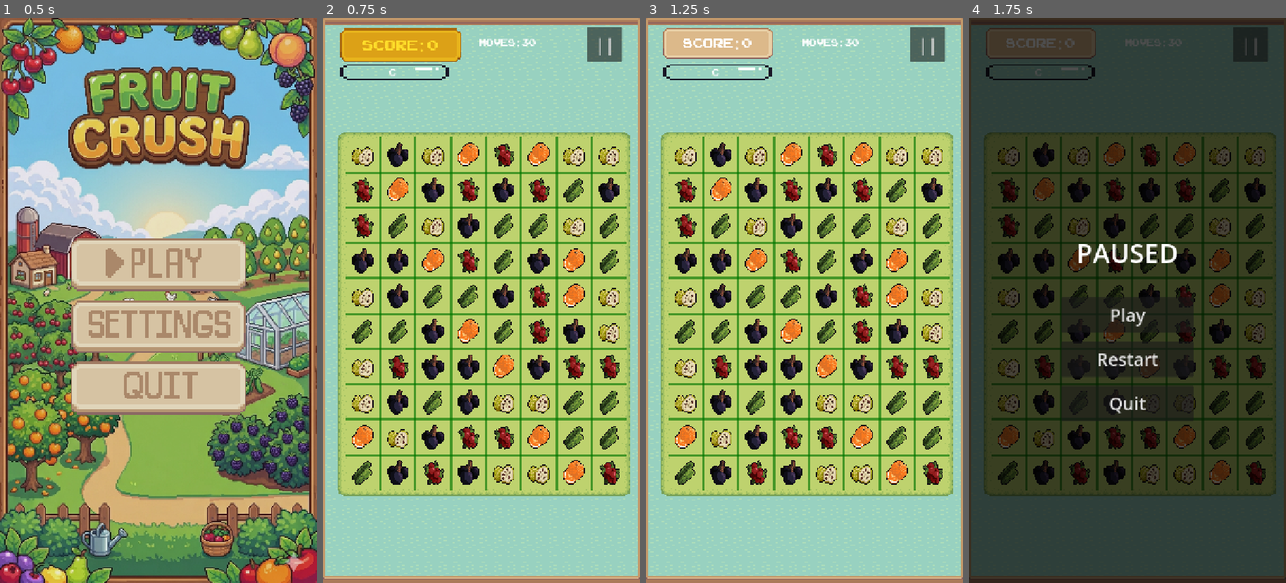
Above: before the commit, frames 1-4 (left to right).
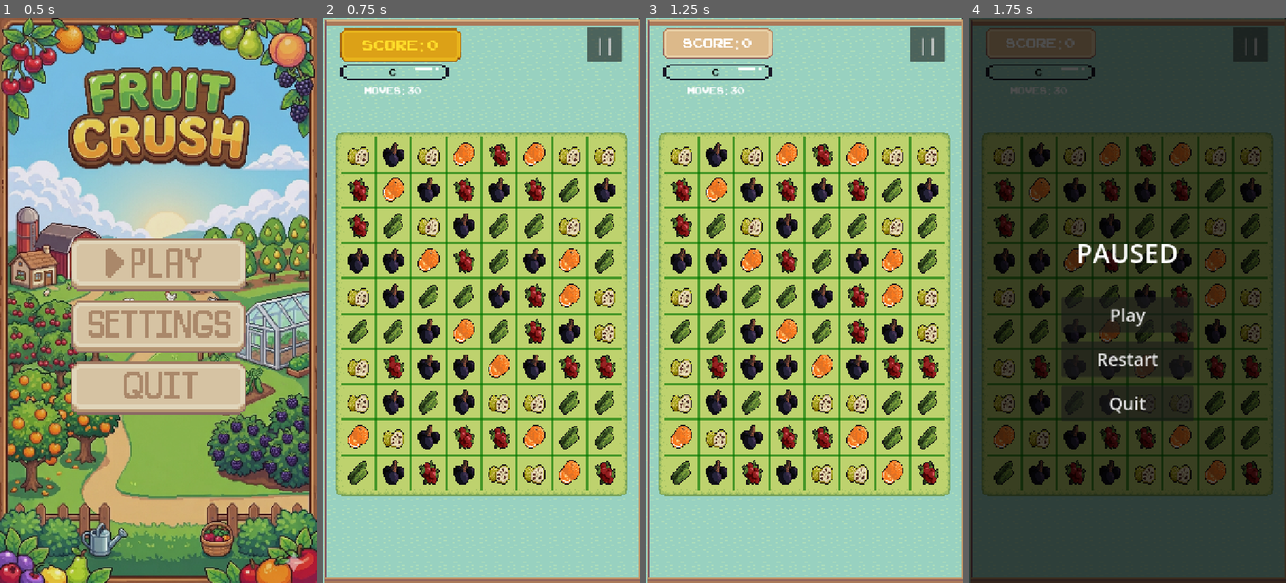
Above: after the commit, the same moments.

Repository: danieljuan6278/Fruit
Game: Godot game, scene res://scene/main_menu.tscn
Same seed, same stepped clock (60 frames per second), same inputs: the game is played once before the commit and once after it.
Inputs (mouse positions are in pixels of both pictures, inside the frame that each line leads up to):
- Up to frame 1 (0.5 s): no input
- Up to frame 2 (0.75 s): click (481, 266) at 0.5 s
- Up to frame 3 (1.25 s): no input
- Up to frame 4 (1.75 s): click "||" at 1.25 s

Frame 1 is identical in both runs. In frame 2, 29% of the frame differs, in the area x 0-100%, y 0-100%; in frame 3, 29%; in frame 4, 18%.

Commit message:
adjusting the board position to center

Diff:
--- a/scene/game.tscn
+++ b/scene/game.tscn
@@ -90,10 +90,10 @@
 horizontal_alignment = 1
 
 [node name="MovesLabel" type="Label" parent="score_label" unique_id=307979590]
-offset_left = 297.0
-offset_top = 40.0
-offset_right = 544.0
-offset_bottom = 81.0
+offset_left = 37.0
+offset_top = 149.0
+offset_right = 284.0
+offset_bottom = 190.0
 theme_override_fonts/font = ExtResource("5_p1ry8")
 theme_override_font_sizes/font_size = 30
 text = "Moves: 30"
--- a/scene/main_scene.tscn
+++ b/scene/main_scene.tscn
@@ -5989,13 +5989,14 @@
 
 [node name="Grass" type="TileMapLayer" parent="FruitGrass" unique_id=2108678680]
 texture_filter = 1
-position = Vector2(30, 223)
+position = Vector2(24, 223)
 scale = Vector2(2, 2)
 tile_map_data = PackedByteArray("AAAAAAIAAAAAAAEAAAAAAAMAAAAAAAEAAAAAAAQAAAAAAAEAAAAAAAUAAAAAAAEAAAAAAAYAAAAAAAEAAAAAAA …(8656 unchanged characters)…
 tile_set = SubResource("TileSet_njebo")
 
 [node name="Border" type="TileMapLayer" parent="FruitGrass" unique_id=485033420]
 texture_filter = 1
+position = Vector2(2, 2)
 tile_map_data = PackedByteArray("AAAAAAAAAAADAAAAAAABAAAAAAABAAAAAAACAAAAAAABAAAAAAADAAAAAAABAAAAAAAEAAAAAAABAAAAAAAFAA …(3856 unchanged characters)…
 tile_set = SubResource("TileSet_b83hq")
 
--- a/script/game.gd
+++ b/script/game.gd
@@ -18,7 +18,7 @@
 
 @export var width: int = 8
 @export var height: int = 10
-@export var x_start: int = 60
+@export var x_start: int = 50
 @export var y_start: int = 1000
 @export var offset: int = 80
 @export_group("Grid Lines")
--- a/script/ui_manager.gd
+++ b/script/ui_manager.gd
@@ -11,6 +11,7 @@
 func _ready():
 	# Resolve node paths from scene
 	_resolve_node_paths()
+	_apply_rank_style()
 	# Initialize progress bar
 	if progress_bar:
 		progress_bar.min_value = 0
@@ -67,6 +68,8 @@
 	"""Update rank display and progress bar when phase changes"""
 	if rank_label:
 		rank_label.text = phase
+		_apply_rank_style()
+		_play_rank_transition()
 
 	# Update progress bar for new phase
 	if progress_bar:
@@ -104,6 +107,29 @@
 	tween.tween_property(label, "modulate", color, 0.1)
 	tween.chain().tween_property(label, "modulate", Color.WHITE, 0.2)
 
+func _apply_rank_style():
+	if not rank_label:
+		return
+
+	rank_label.add_theme_color_override("font_color", Color.BLACK)
+	rank_label.pivot_offset = rank_label.size * 0.5
+
+func _play_rank_transition():
+	if not rank_label:
+		return
+
+	rank_label.scale = Vector2(0.65, 0.65)
+	rank_label.modulate.a = 0.0
+	rank_label.pivot_offset = rank_label.size * 0.5
+
+	var tween = create_tween()
+	tween.set_parallel(true)
+	tween.tween_property(rank_label, "modulate:a", 1.0, 0.08)
+	tween.tween_property(rank_label, "scale", Vector2(1.8, 1.8), 0.18).set_trans(Tween.TRANS_BACK).set_ease(Tween.EASE_OUT)
+
+	tween.set_parallel(false)
+	tween.tween_property(rank_label, "scale", Vector2(1.0, 1.0), 0.16).set_trans(Tween.TRANS_SINE).set_ease(Tween.EASE_OUT)
+
 func initialize_display():
 	"""Initialize all UI displays"""
 	if game_state:
@@ -115,6 +141,7 @@
 			score_label.text = "Score: " + str(info["total_score"])
 		if rank_label:
 			rank_label.text = info["rank"]
+			_apply_rank_style()
 		if moves_label:
 			moves_label.text = "Moves: " + str(info["moves"])
 		if progress_bar:
